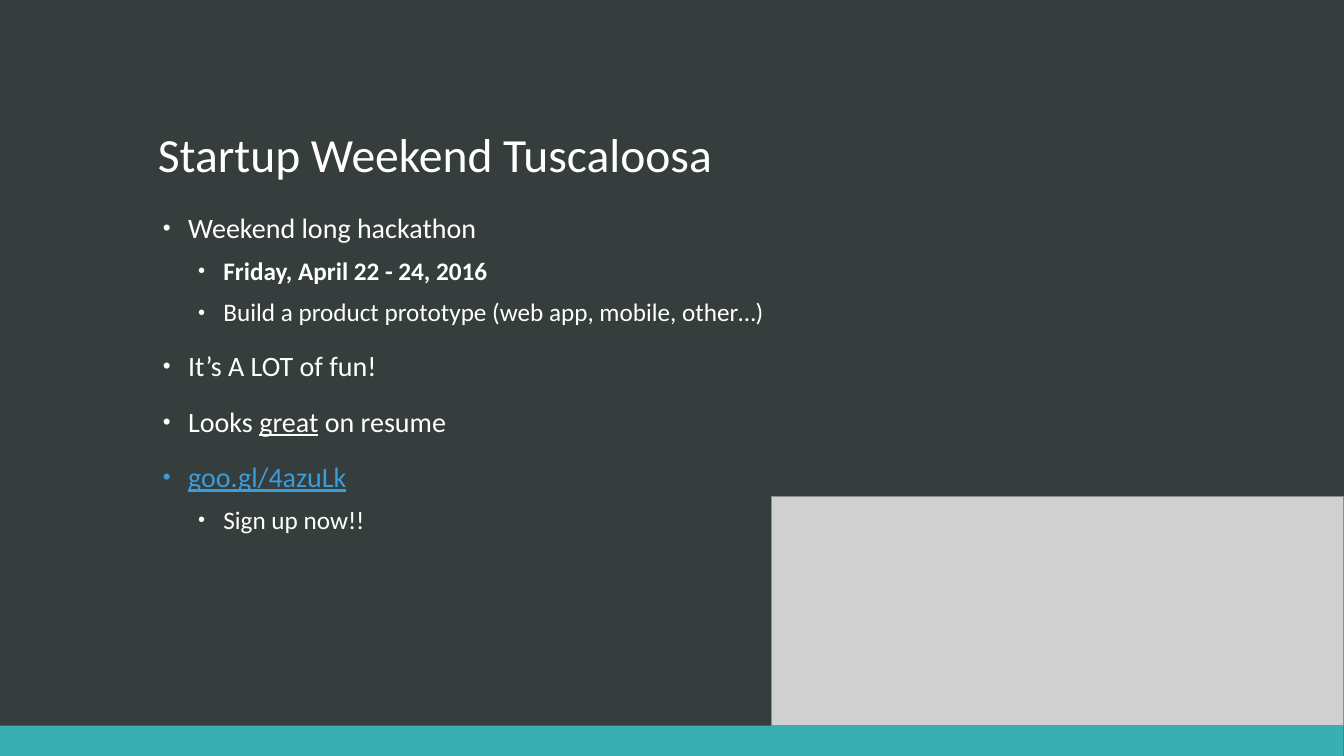
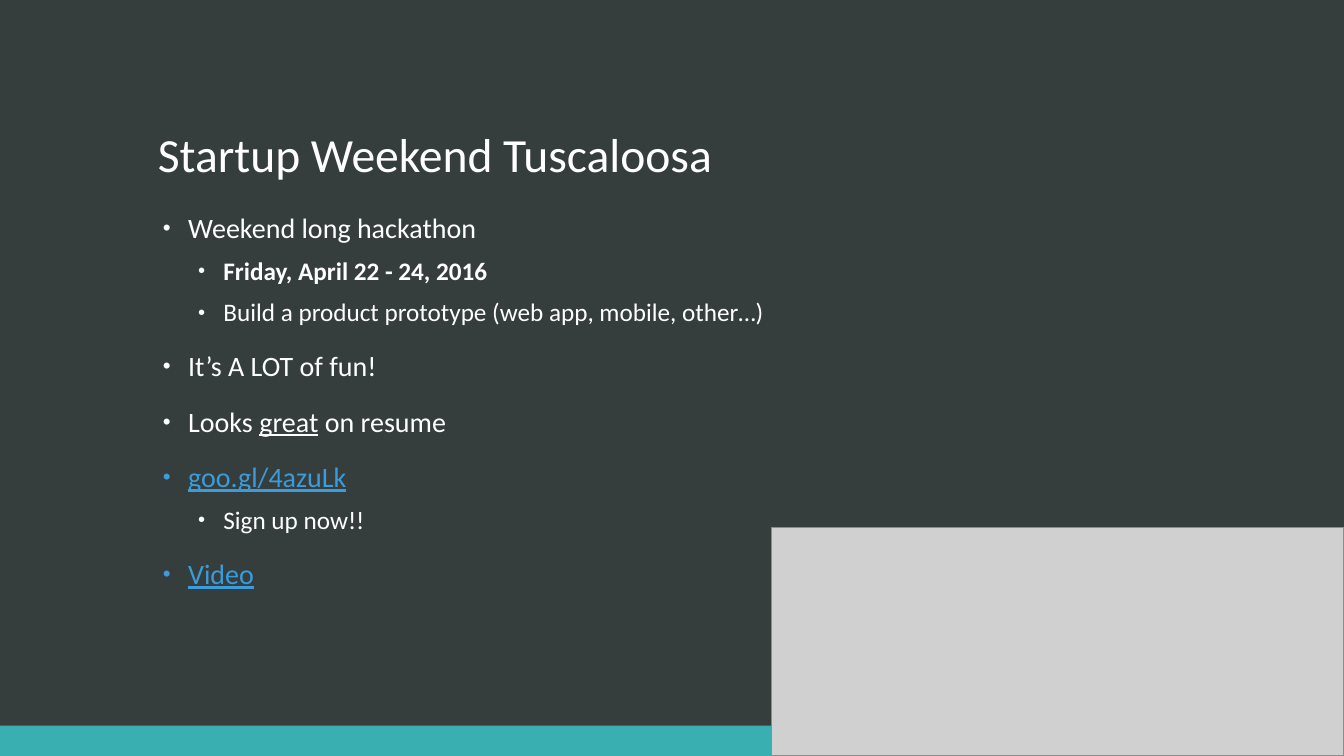
Before and after one commit to chcaru/workshop, a slide deck: slide 4 of typescript/presentation.pptx. Drawn at 1344x756 pixels with LibreOffice and Linux fonts; fonts in the diff are those of the drawing; grey boxes stand for pictures. Boxes give left, top, right and bottom in pixels: in the first picture for what was removed or moved away, otherwise in the second. Text is boxed around its words. In the diff, an @@ line names an element or a change of style, - is before the commit and + after.

```diff
--- a/typescript/presentation.pptx
+++ b/typescript/presentation.pptx
@@ picture: place and size @@
-picture at (772, 497, 1344, 726)
+picture at (772, 527, 1344, 756)
@@ text at (188, 564, 254, 589): paragraph added @@
+• Video
```
Also in this commit, not shown: 5 other slides changed, 4 slides added, 2 slides removed.
